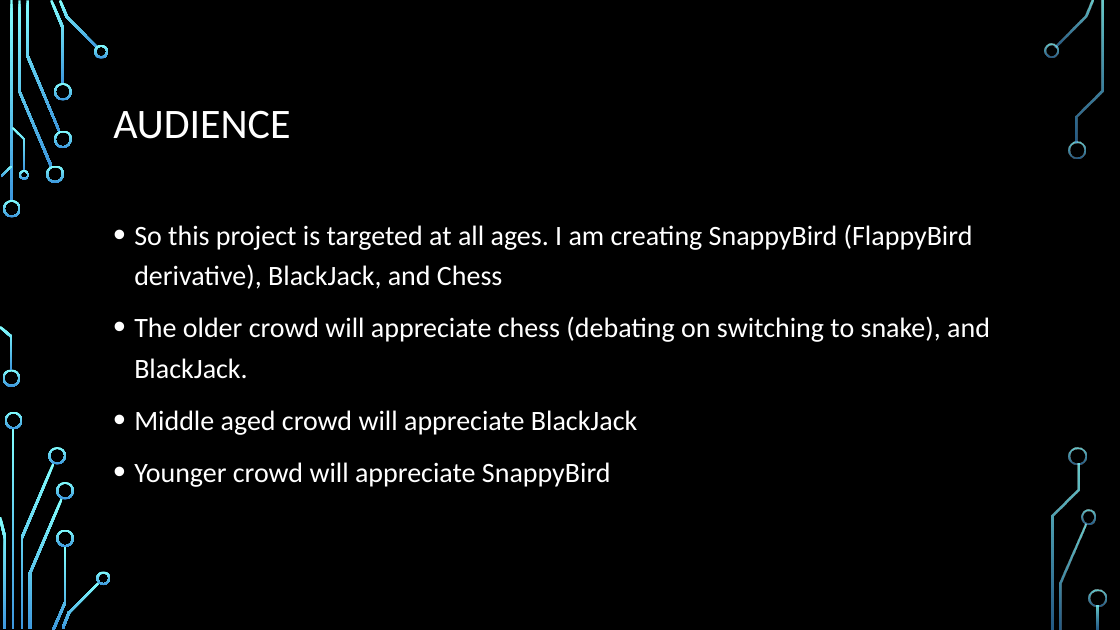
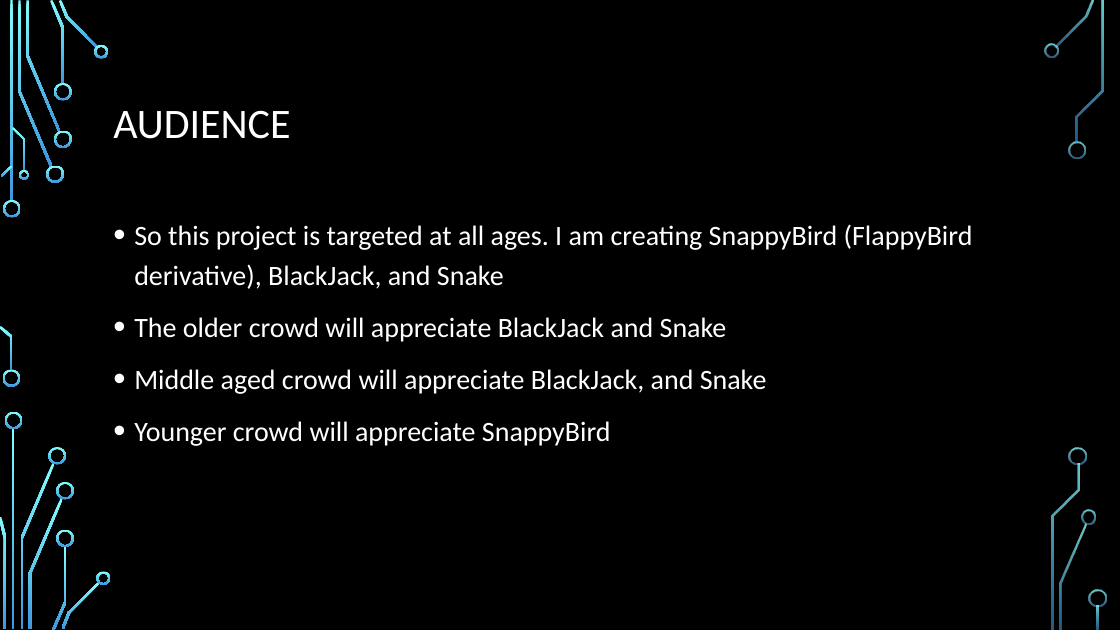
Before and after one commit to petersteele111/JavaScript-Term-Project, a slide deck: slide 2 of Final Project Sprint 1 PP.pptx. Drawn at 1120x630 pixels with LibreOffice and Linux fonts; fonts in the diff are those of the drawing; background and template pictures are left out. Boxes give left, top, right and bottom in pixels: in the first picture for what was removed or moved away, otherwise in the second. Text is boxed around its words. In the diff, an @@ line names an element or a change of style, - is before the commit and + after.

```diff
--- a/Final Project Sprint 1 PP.pptx
+++ b/Final Project Sprint 1 PP.pptx
@@ text at (134,224,973,394): text changed @@
-• So this project is targeted at all ages. I am creating SnappyBird (FlappyBird derivative), BlackJack, and Chess
-• The older crowd will appreciate chess (debating on switching to snake), and BlackJack.
-• Middle aged crowd will appreciate BlackJack
+• So this project is targeted at all ages. I am creating SnappyBird (FlappyBird derivative), BlackJack, and Snake
+• The older crowd will appreciate BlackJack and Snake
+• Middle aged crowd will appreciate BlackJack, and Snake
```
Also in this commit, not shown: 15 other files.
